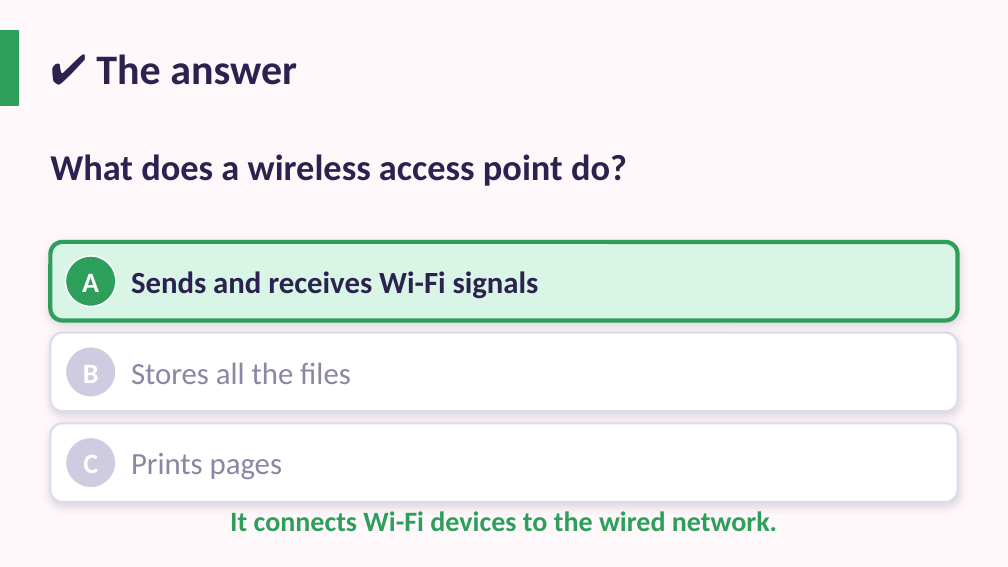
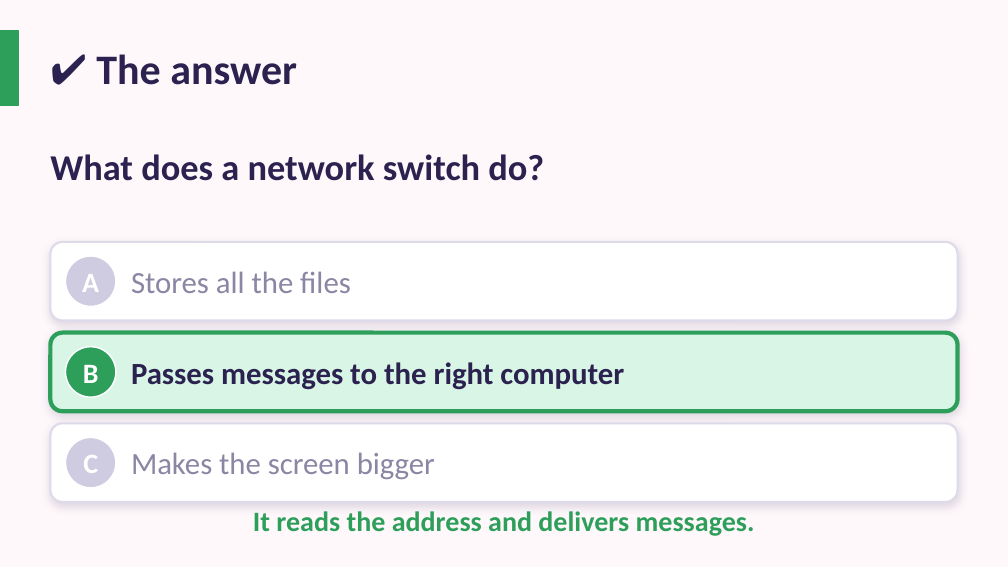
Before and after one commit to abualrif22-glitch/NBC, a slide deck: slide 25 of resources/Year-3/Y3 Unit summary - Connecting Computers.pptx (slide 59 before the commit). Drawn at 1008x567 pixels with LibreOffice and Linux fonts; fonts in the diff are those of the drawing. Boxes give left, top, right and bottom in pixels: in the first picture for what was removed or moved away, otherwise in the second. Text is boxed around its words. In the diff, an @@ line names an element or a change of style, - is before the commit and + after.

```diff
--- a/resources/Year-3/Y3 Unit summary - Connecting Computers.pptx
+++ b/resources/Year-3/Y3 Unit summary - Connecting Computers.pptx
@@ text at [50,154,544,181]: text changed @@
-What does a wireless access point do?
+What does a network switch do?
@@ rounded rectangle at [50,242,958,321]: fill #D9F5E6 to #FFFFFF; outline #2E9E5B 3 pt to #DDDAEA 1.5 pt @@
@@ ellipse at [66,256,116,306]: fill #2E9E5B to #CFCBE0 @@
@@ text at [131,271,351,293]: text changed; text colour #2B2250 to #8A86A3; bold off @@
-Sends and receives Wi-Fi signals
+Stores all the files
@@ rounded rectangle at [50,333,958,411]: fill #FFFFFF to #D9F5E6; outline #DDDAEA 1.5 pt to #2E9E5B 3 pt @@
@@ ellipse at [66,347,116,397]: fill #CFCBE0 to #2E9E5B @@
@@ text at [131,362,624,390]: text changed; text colour #8A86A3 to #2B2250; bold on @@
-Stores all the files
+Passes messages to the right computer
@@ text at [131,452,435,479]: text changed @@
-Prints pages
+Makes the screen bigger
@@ text at [253,511,755,536]: text changed @@
-It connects Wi-Fi devices to the wired network.
+It reads the address and delivers messages.
```
Also in this commit, not shown: 14 other slides changed, 15 slides added, 68 slides removed, 1 other file.
